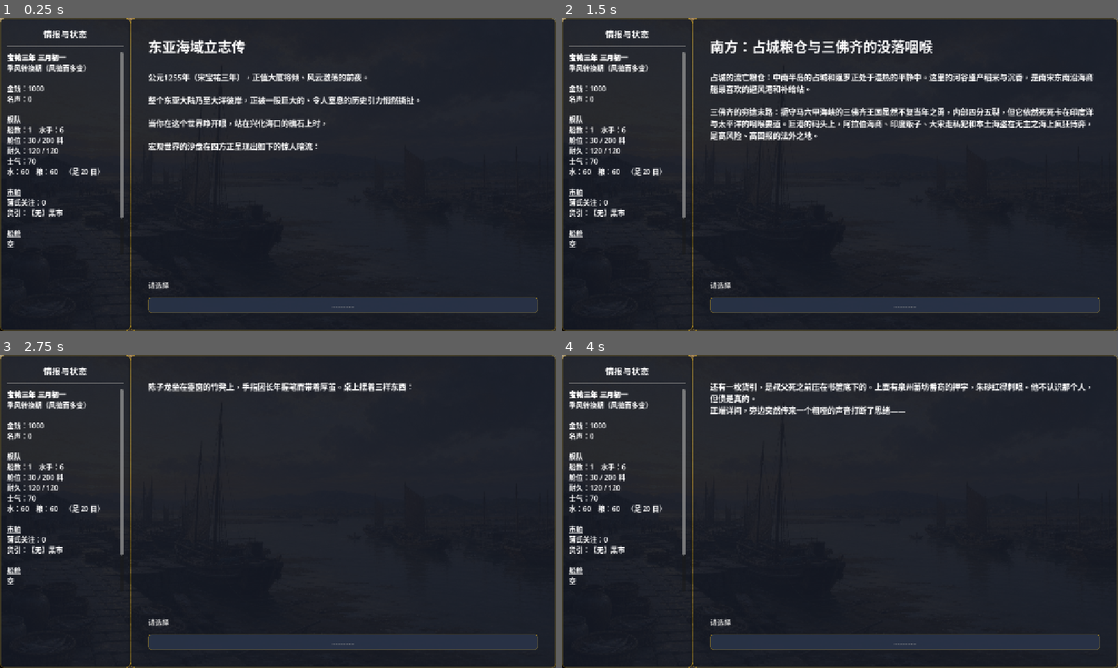
Above: before the commit, frames 1-4 (two rows, left to right).
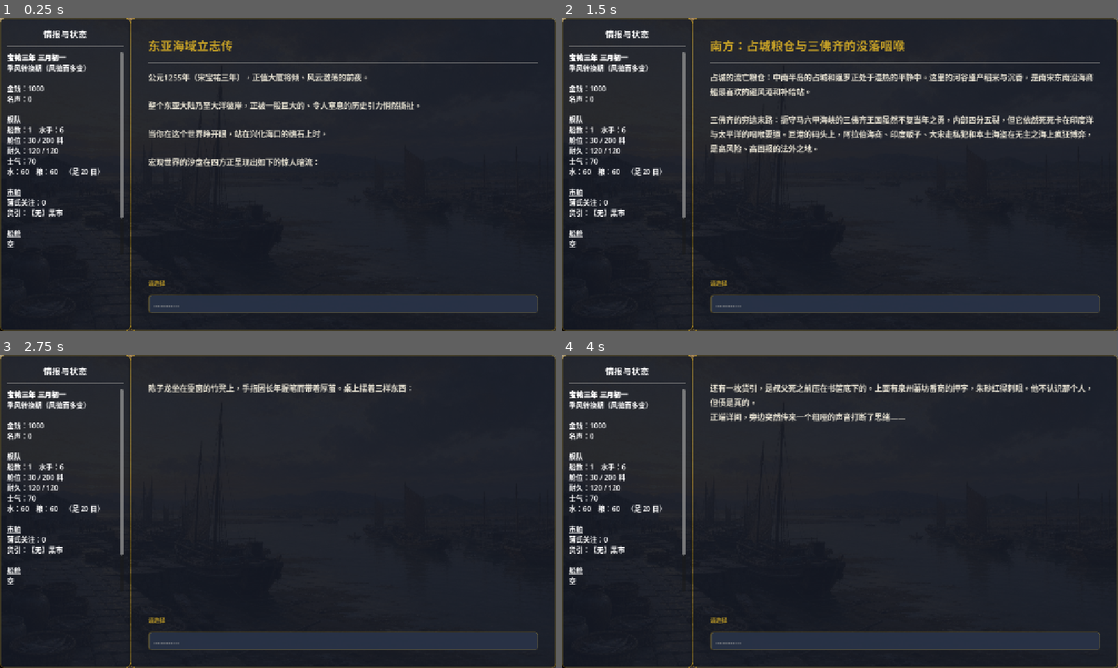
Above: after the commit, the same moments.

Repository: haru225-coder/nk1
Game: Godot game, scene res://scenes/Main.tscn
Two runs of this game, one before a commit and one after it. Both use one fixed random seed, a clock stepped at 60 frames per second and the inputs below.
Inputs (mouse positions are in pixels of both pictures, inside the frame that each line leads up to):
- Up to frame 1 (0.25 s): no input
- Up to frame 2 (1.5 s): click "…………" at 0.5 s; tap Enter (ui_accept) at 1.25 s; move the mouse to (962, 158) at 1.27 s; hold Right (ui_right) from 1.28 s (still down); hold Enter (ui_accept) from 1.28 s (still down)
- Up to frame 3 (2.75 s): move the mouse to (166, 527) at 2.02 s; release Right (ui_right) at 2.03 s; release Enter (ui_accept) at 2.03 s; hold Down (ui_down) from 2.03 s (still down); tap J at 2.1 s; tap Enter (ui_accept) at 2.27, 2.3, 2.57 s
- Up to frame 4 (4 s): move the mouse to (895, 442) at 2.77 s; release Down (ui_down) at 2.78 s; hold Right (ui_right) 2.78-3.53 s; hold Enter (ui_accept) 2.78-3.53 s; tap K at 2.85 s; move the mouse to (812, 574) at 3.52 s; hold Up (ui_up) from 3.53 s (still down); tap G at 3.6 s; tap Enter (ui_accept) at 3.77, 3.8 s

The runs differ from the first frame. In frame 1, 5.8% of the frame differs, in the area x 26-97%, y 6-95%; in frame 2, 8.5%; in frame 3, 1.9%; in frame 4, 3.7%.

Commit message:
feat(ui): 剧情字阶收口 + 选项挑签 hover
UiTheme 锁定标题 28 / 正文 18 / 脚注 13 与正文行距 6，调查页、港口、对话接线。
剧情选项静息细金杠，hover 左杠加宽、正文右让，像从签筒抽出。

Co-authored-by: haru225-coder <haru225-coder@users.noreply.github.com>

Diff:
--- a/scenes/Main.tscn
+++ b/scenes/Main.tscn
@@ -149,11 +149,12 @@
 
 [node name="VBoxContainer" type="VBoxContainer" parent="HBoxContainer/CenterArea/InvestigationMode/MarginContainer"]
 layout_mode = 2
-theme_override_constants/separation = 15
+theme_override_constants/separation = 18
 
 [node name="SceneTitle" type="Label" parent="HBoxContainer/CenterArea/InvestigationMode/MarginContainer/VBoxContainer"]
 layout_mode = 2
-theme_override_font_sizes/font_size = 32
+theme_override_font_sizes/font_size = 28
+theme_override_colors/font_color = Color(0.79, 0.64, 0.15, 1)
 text = "地点标题"
 
 [node name="HSeparator" type="HSeparator" parent="HBoxContainer/CenterArea/InvestigationMode/MarginContainer/VBoxContainer"]
@@ -164,6 +165,8 @@
 layout_mode = 2
 size_flags_vertical = 3
 theme_override_font_sizes/normal_font_size = 18
+theme_override_colors/default_color = Color(0.90, 0.88, 0.82, 1)
+theme_override_constants/line_separation = 6
 bbcode_enabled = true
 text = "环境描述文本"
 
@@ -256,14 +259,16 @@
 
 [node name="NPCName" type="Label" parent="HBoxContainer/CenterArea/NPCMode/HBox/DialogPanel"]
 layout_mode = 2
-theme_override_font_sizes/font_size = 32
-theme_override_colors/font_color = Color(1, 0.8, 0.4, 1)
+theme_override_font_sizes/font_size = 28
+theme_override_colors/font_color = Color(0.79, 0.64, 0.15, 1)
 text = "NPC Name"
 
 [node name="NPCDialog" type="RichTextLabel" parent="HBoxContainer/CenterArea/NPCMode/HBox/DialogPanel"]
 layout_mode = 2
 size_flags_vertical = 3
-theme_override_font_sizes/normal_font_size = 20
+theme_override_font_sizes/normal_font_size = 18
+theme_override_colors/default_color = Color(0.90, 0.88, 0.82, 1)
+theme_override_constants/line_separation = 6
 text = "NPC Dialog text goes here..."
 
 [node name="NPCActions" type="VBoxContainer" parent="HBoxContainer/CenterArea/NPCMode/HBox/DialogPanel"]
--- a/scripts/Main.gd
+++ b/scripts/Main.gd
@@ -62,6 +62,13 @@
 	UiTheme.hook_buttons(choices_container)
 	UiTheme.hook_buttons(right_facilities)
 	UiTheme.hook_buttons(npc_actions)
+	UiTheme.style_heading(scene_title)
+	UiTheme.style_body(body_text)
+	UiTheme.style_section_label(choices_label)
+	UiTheme.style_section_label(interactive_label)
+	UiTheme.style_heading(port_title, true)
+	UiTheme.style_heading(npc_name_lbl)
+	UiTheme.style_body(npc_dialog_lbl)
 	update_status_panel()
 	call_deferred("start_game")
 
@@ -442,7 +449,7 @@
 	var hint_lbl := Label.new()
 	hint_lbl.text = Economy.price_hint(port_id, good_id)
 	hint_lbl.custom_minimum_size = Vector2(120, 0)
-	hint_lbl.add_theme_font_size_override("font_size", 13)
+	UiTheme.style_footnote(hint_lbl)
 	if role == "origin":
 		hint_lbl.add_theme_color_override("font_color", Color(0.5, 0.9, 0.6))
 	elif role == "consumer":
@@ -457,7 +464,7 @@
 	var held_lbl := Label.new()
 	held_lbl.text = "舱%d" % held
 	held_lbl.custom_minimum_size = Vector2(52, 0)
-	held_lbl.add_theme_font_size_override("font_size", 13)
+	UiTheme.style_footnote(held_lbl)
 	row.add_child(held_lbl)
 
 	for n in [1, 10]:
@@ -587,7 +594,7 @@
 
 	var att := Label.new()
 	att.text = "蒲氏关注度 %d　%s" % [GameState.pu_attention, _attention_desc()]
-	att.add_theme_font_size_override("font_size", 13)
+	att.add_theme_font_size_override("font_size", UiTheme.SIZE_FOOT)
 	choices_container.add_child(att)
 
 	choices_label.visible = true
@@ -602,7 +609,7 @@
 
 	var sep := Label.new()
 	sep.text = "── 呈报所见 ──"
-	sep.add_theme_font_size_override("font_size", 13)
+	sep.add_theme_font_size_override("font_size", UiTheme.SIZE_FOOT)
 	choices_container.add_child(sep)
 
 	for did in pending:
@@ -651,7 +658,7 @@
 	supply_lbl.text = "── 补给（水 %d钱/份，粮 %d钱/份；一份供两人一日，现每日耗 %d 份）──" % [
 		water_price, grain_price, Fleet.daily_supply_use(),
 	]
-	supply_lbl.add_theme_font_size_override("font_size", 13)
+	supply_lbl.add_theme_font_size_override("font_size", UiTheme.SIZE_FOOT)
 	choices_container.add_child(supply_lbl)
 
 	for n in [30, 100]:
@@ -710,7 +717,7 @@
 	loan_lbl.text = "── 蕃商赊贷（月息 %d%%，上限 %d）──" % [
 		int(GameState.DEBT_MONTHLY_RATE * 100), GameState.DEBT_CEILING,
 	]
-	loan_lbl.add_theme_font_size_override("font_size", 13)
+	loan_lbl.add_theme_font_size_override("font_size", UiTheme.SIZE_FOOT)
 	choices_container.add_child(loan_lbl)
 
 	if GameState.debt > 0:
@@ -750,7 +757,7 @@
 	# 改装：帆 Lv 决定航速，甲 Lv 减免风暴/海盗船体伤。逐船两按钮（.bind 传 index 防闭包陷阱）
 	var up_lbl := Label.new()
 	up_lbl.text = "── 船体改装（帆 Lv 决定航速，甲 Lv 减免风暴/海盗船体伤）──"
-	up_lbl.add_theme_font_size_override("font_size", 13)
+	up_lbl.add_theme_font_size_override("font_size", UiTheme.SIZE_FOOT)
 	choices_container.add_child(up_lbl)
 
 	for i in range(Fleet.ships.size()):
@@ -790,7 +797,7 @@
 	# 买船
 	var ship_lbl := Label.new()
 	ship_lbl.text = "── 船行 ──"
-	ship_lbl.add_theme_font_size_override("font_size", 13)
+	ship_lbl.add_theme_font_size_override("font_size", UiTheme.SIZE_FOOT)
 	choices_container.add_child(ship_lbl)
 
 	for s in GameManager.ships_data.get("ships", []):
@@ -894,13 +901,14 @@
 		return
 	var sep := Label.new()
 	sep.text = "── 旧事 ──"
-	sep.add_theme_font_size_override("font_size", 13)
+	UiTheme.style_section_label(sep)
 	choices_container.add_child(sep)
 	for h in hooks:
 		var btn := Button.new()
 		btn.text = str(h.get("label", "追问"))
 		btn.pressed.connect(_on_story_hook.bind(h, port_id))
 		choices_container.add_child(btn)
+		UiTheme.style_choice_button(btn)
 
 
 func _on_story_hook(hook: Dictionary, port_id: String) -> void:
@@ -918,7 +926,7 @@
 func _setup_hiring(port_id: String) -> void:
 	var sep := Label.new()
 	sep.text = "── 募人（月俸按月支给，欠饷三月则去）──"
-	sep.add_theme_font_size_override("font_size", 13)
+	sep.add_theme_font_size_override("font_size", UiTheme.SIZE_FOOT)
 	choices_container.add_child(sep)
 
 	# 在船的人
@@ -950,7 +958,7 @@
 	if cands.is_empty():
 		var none := Label.new()
 		none.text = "此处无人可用。"
-		none.add_theme_font_size_override("font_size", 13)
+		none.add_theme_font_size_override("font_size", UiTheme.SIZE_FOOT)
 		none.add_theme_color_override("font_color", Color(0.6, 0.6, 0.6))
 		choices_container.add_child(none)
 		return
@@ -990,7 +998,7 @@
 	var forecast := Label.new()
 	forecast.text = _monsoon_forecast()
 	forecast.autowrap_mode = TextServer.AUTOWRAP_WORD_SMART
-	forecast.add_theme_font_size_override("font_size", 13)
+	forecast.add_theme_font_size_override("font_size", UiTheme.SIZE_FOOT)
 	forecast.add_theme_color_override("font_color", Color(0.8, 0.85, 0.7))
 	choices_container.add_child(forecast)
 
@@ -1087,6 +1095,7 @@
 	btn.text = "【遇见人物】 " + fallback_name
 	btn.pressed.connect(func(): _show_npc_mode(npc_id, fallback_name))
 	choices_container.add_child(btn)
+	UiTheme.style_choice_button(btn)
 	choices_label.visible = true
 
 
@@ -1228,13 +1237,13 @@
 
 	var title_lbl = Label.new()
 	title_lbl.text = fac.get("title", "未命名设施")
-	title_lbl.add_theme_font_size_override("font_size", 22)
+	title_lbl.add_theme_font_size_override("font_size", UiTheme.SIZE_CARD)
+	title_lbl.add_theme_color_override("font_color", UiTheme.TEXT)
 	vbox.add_child(title_lbl)
 
 	var sub_lbl = Label.new()
 	sub_lbl.text = fac.get("subtitle", "")
-	sub_lbl.add_theme_color_override("font_color", Color(0.7, 0.7, 0.7, 1))
-	sub_lbl.add_theme_font_size_override("font_size", 14)
+	UiTheme.style_footnote(sub_lbl)
 	vbox.add_child(sub_lbl)
 
 	var btn = Button.new()
@@ -1253,7 +1262,7 @@
 	var btn = Button.new()
 	btn.text = "🚢 升帆出海（海图）"
 	btn.custom_minimum_size = Vector2(250, 70)
-	btn.add_theme_font_size_override("font_size", 22)
+	btn.add_theme_font_size_override("font_size", UiTheme.SIZE_CARD)
 	btn.pressed.connect(_on_set_sail)
 	right_facilities.add_child(btn)
 	UiTheme.style_button(btn, true)
@@ -1379,8 +1388,7 @@
 
 	var head := Label.new()
 	head.text = res.get("title", "")
-	head.add_theme_font_size_override("font_size", 26)
-	head.add_theme_color_override("font_color", UiTheme.GOLD)
+	UiTheme.style_heading(head)
 	v.add_child(head)
 
 	var body := RichTextLabel.new()
@@ -1388,7 +1396,7 @@
 	body.fit_content = true
 	body.custom_minimum_size = Vector2(520, 200)
 	body.text = res.get("text", "")
-	body.add_theme_color_override("default_color", UiTheme.TEXT)
+	UiTheme.style_body(body)
 	v.add_child(body)
 
 	dlg.add_child(m)
@@ -1443,6 +1451,7 @@
 		btn.text = "★ " + inv.get("label", "互动")
 		btn.pressed.connect(_on_investigate_pressed.bind(inv, btn))
 		interactive_container.add_child(btn)
+		UiTheme.style_choice_button(btn)
 
 	var choices = scene_data.get("choices", [])
 	show_choices(choices)
@@ -1461,6 +1470,7 @@
 	btn.text = "返回上一处"
 	btn.pressed.connect(func(): load_scene(target))
 	choices_container.add_child(btn)
+	UiTheme.style_choice_button(btn)
 	choices_label.visible = true
 
 
@@ -1469,6 +1479,7 @@
 	btn.text = "离开"
 	btn.pressed.connect(func(): load_scene(port_id))
 	choices_container.add_child(btn)
+	UiTheme.style_choice_button(btn)
 	choices_label.visible = true
 
 
@@ -1497,6 +1508,7 @@
 		btn.text = choice.get("label", "继续")
 		btn.pressed.connect(_on_choice_pressed.bind(choice))
 		choices_container.add_child(btn)
+		UiTheme.style_choice_button(btn)
 		shown += 1
 	if shown == 0:
 		_add_fallback_return_button()
--- a/scripts/core/UiTheme.gd
+++ b/scripts/core/UiTheme.gd
@@ -11,6 +11,14 @@
 const TEXT_DIM := Color(0.58, 0.61, 0.65)        # 弱提示
 const SEAL := Color(0.64, 0.22, 0.17)            # 朱砂主钮
 const SEAL_HI := Color(0.76, 0.29, 0.21)         # 朱砂 hover
+
+# 字阶从 Main.tscn 实测收口。标题页大题 64 仍走场景，不挤进正文栏。
+const SIZE_PORT := 36     # 港口名（原 36）
+const SIZE_HEAD := 28     # 调查页标题、人物名（原 32）
+const SIZE_CARD := 22     # 设施卡 / 升帆（原 22）
+const SIZE_BODY := 18     # 正文、选项（原正文 18、对话 20）
+const SIZE_FOOT := 13     # 说明、分隔、行情旁注（原硬编码 13）
+const LINE_BODY := 6      # 正文行距（原默认 0，挤）
 
 
 static func _flat(bg: Color, border: Color, radius: int, bw := 1) -> StyleBoxFlat:
@@ -77,6 +85,56 @@
 	btn.mouse_default_cursor_shape = Control.CURSOR_POINTING_HAND
 
 
+## 剧情选项「挑签」：静息细金杠，hover 左杠加宽、正文右让一截，像从签筒抽出。
+static func _choice_box(hover: bool) -> StyleBoxFlat:
+	var st := _flat(
+		Color(0.23, 0.28, 0.38, 0.95) if hover else Color(0.16, 0.20, 0.28, 0.92),
+		Color(GOLD, 0.70) if hover else Color(GOLD, 0.28),
+		6
+	)
+	st.border_width_left = 6 if hover else 3
+	st.border_width_top = 1
+	st.border_width_right = 1
+	st.border_width_bottom = 1
+	st.content_margin_left = 20 if hover else 12
+	st.content_margin_right = 14
+	st.content_margin_top = 8
+	st.content_margin_bottom = 8
+	return st
+
+
+static func style_choice_button(btn: Button) -> void:
+	btn.add_theme_stylebox_override("normal", _choice_box(false))
+	btn.add_theme_stylebox_override("hover", _choice_box(true))
+	btn.add_theme_stylebox_override("pressed", _choice_box(true))
+	btn.add_theme_stylebox_override("disabled", _choice_box(false))
+	btn.add_theme_color_override("font_color", TEXT)
+	btn.add_theme_color_override("font_hover_color", Color(1.0, 0.96, 0.85))
+	btn.add_theme_color_override("font_pressed_color", Color(1.0, 0.96, 0.85))
+	btn.add_theme_color_override("font_disabled_color", TEXT_DIM)
+	btn.add_theme_color_override("font_focus_color", TEXT)
+	btn.add_theme_font_size_override("font_size", SIZE_BODY)
+	btn.alignment = HORIZONTAL_ALIGNMENT_LEFT
+	btn.size_flags_horizontal = Control.SIZE_EXPAND_FILL
+	btn.mouse_default_cursor_shape = Control.CURSOR_POINTING_HAND
+
+
+static func style_heading(lbl: Label, port := false) -> void:
+	lbl.add_theme_font_size_override("font_size", SIZE_PORT if port else SIZE_HEAD)
+	lbl.add_theme_color_override("font_color", GOLD)
+
+
+static func style_body(rtl: RichTextLabel) -> void:
+	rtl.add_theme_font_size_override("normal_font_size", SIZE_BODY)
+	rtl.add_theme_color_override("default_color", TEXT)
+	rtl.add_theme_constant_override("line_separation", LINE_BODY)
+
+
+static func style_footnote(lbl: Label) -> void:
+	lbl.add_theme_font_size_override("font_size", SIZE_FOOT)
+	lbl.add_theme_color_override("font_color", TEXT_DIM)
+
+
 ## 递归给子树所有 Button 上默认样式（OptionButton 亦属 Button）。
 ## 在容器 child_entered_tree 上挂一次，之后任何代码 add 的按钮自动带样式。
 static func hook_buttons(container: Node) -> void:
@@ -88,6 +146,7 @@
 
 ## 分隔标题（「── 呈报所见 ──」这类）：金色小字
 static func style_section_label(lbl: Label) -> void:
+	lbl.add_theme_font_size_override("font_size", SIZE_FOOT)
 	lbl.add_theme_color_override("font_color", Color(GOLD, 0.85))
 
 
--- a/tools/godot_smoke.gd
+++ b/tools/godot_smoke.gd
@@ -68,6 +68,17 @@
 	UiTheme.style_dialog(dlg, true)
 	_check(dlg.get_theme_stylebox("panel") != null, "UiTheme.style_dialog 给弹窗套绢本面板", fails)
 	dlg.free()
+	var choice := Button.new()
+	UiTheme.style_choice_button(choice)
+	var nor := choice.get_theme_stylebox("normal") as StyleBoxFlat
+	var hov := choice.get_theme_stylebox("hover") as StyleBoxFlat
+	_check(nor != null and hov != null, "挑签按钮有 normal/hover 样式", fails)
+	if nor != null and hov != null:
+		_check(hov.border_width_left > nor.border_width_left, "挑签 hover 左金杠加宽", fails)
+		_check(hov.content_margin_left > nor.content_margin_left, "挑签 hover 正文滑出", fails)
+	_check(UiTheme.SIZE_HEAD > UiTheme.SIZE_BODY and UiTheme.SIZE_BODY > UiTheme.SIZE_FOOT,
+		"字阶 HEAD > BODY > FOOT", fails)
+	choice.free()
 	_check(load("res://scripts/Ship.gd") != null, "Ship.gd 能编译", fails)
 	_check(load("res://scripts/Cannonball.gd") != null, "Cannonball.gd 能编译", fails)
 	_check(load("res://scripts/PirateShip.gd") != null, "PirateShip.gd 能编译", fails)
Not shown, changed: .claude/todo.md
Not shown, changed: README.md
Not shown, changed: docs/复刻设计_大航海时代标准.md
Not shown, changed: tools/check_symbols.py
